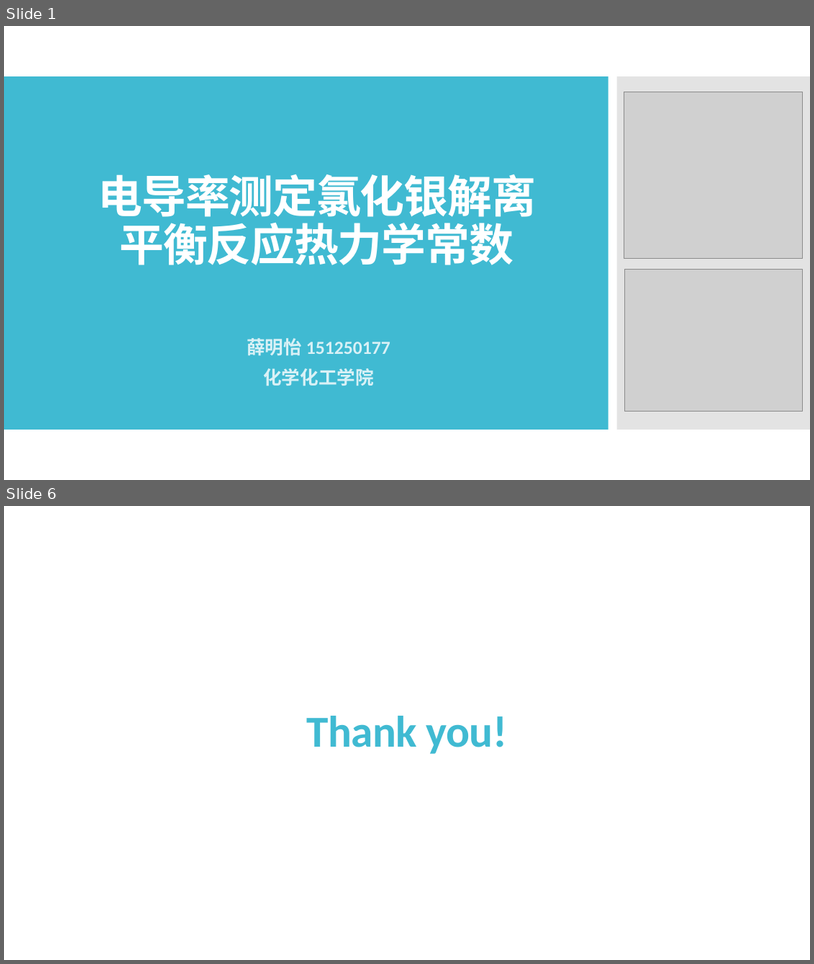
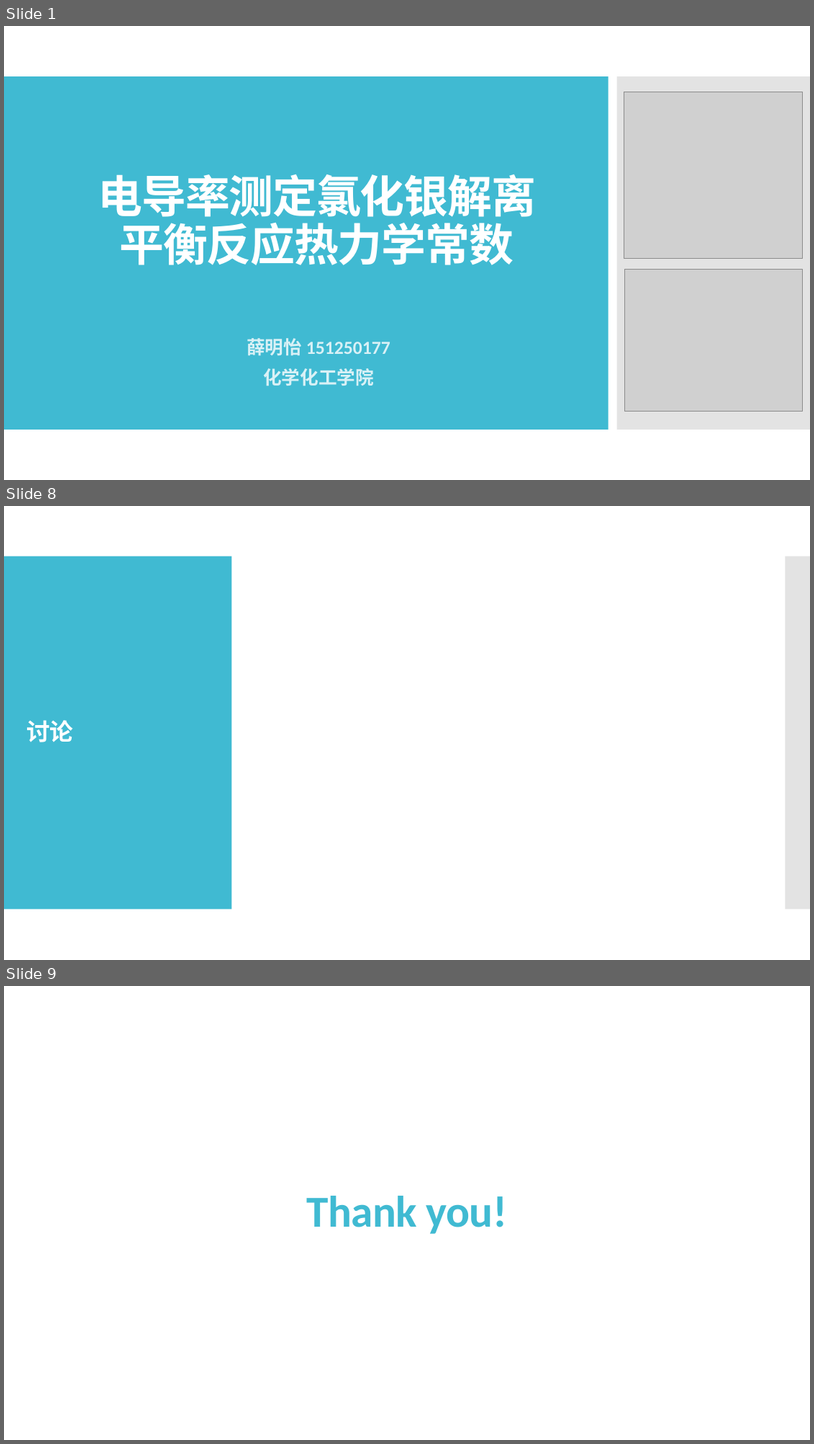
Before and after one commit to Mrqeoqqt/physical-chemistry-experiment-reports, a slide deck: Extend_exp_electronic_conductivity/拓展实验pre.pptx. Shown one above the other, each under a label of ours: slides 1 and 6 before the commit, slides 1, 8 and 9 after it; the slides between them are not shown. The pictures are 814x964 and 814x1444 pixels, drawn with LibreOffice and Linux fonts; fonts in the diff are those of the drawing; grey boxes stand for pictures. Boxes give left, top, right and bottom in pixels: in the first picture for what was removed or moved away, otherwise in the second. Text is boxed around its words. In the diff, an @@ line names an element or a change of style, - is before the commit and + after.

```diff
--- a/Extend_exp_electronic_conductivity/拓展实验pre.pptx
+++ b/Extend_exp_electronic_conductivity/拓展实验pre.pptx
@@ slide 8 added at <box>4,506,810,960</box>, background #FFFFFF @@
@@ rectangle added at <box>4,556,232,909</box>, fill #40BAD2 @@
@@ rectangle added at <box>786,556,810,909</box>, fill #C8C8C8 at 50% opacity @@
@@ title added at <box>27,720,74,742</box>, 28 pt, text #FFFFFF, bold @@
+讨论
@@ what was slide 6 is now slide 9 @@
```
Also in this commit, not shown: 4 slides changed, 2 other slides added, 1 other file.
